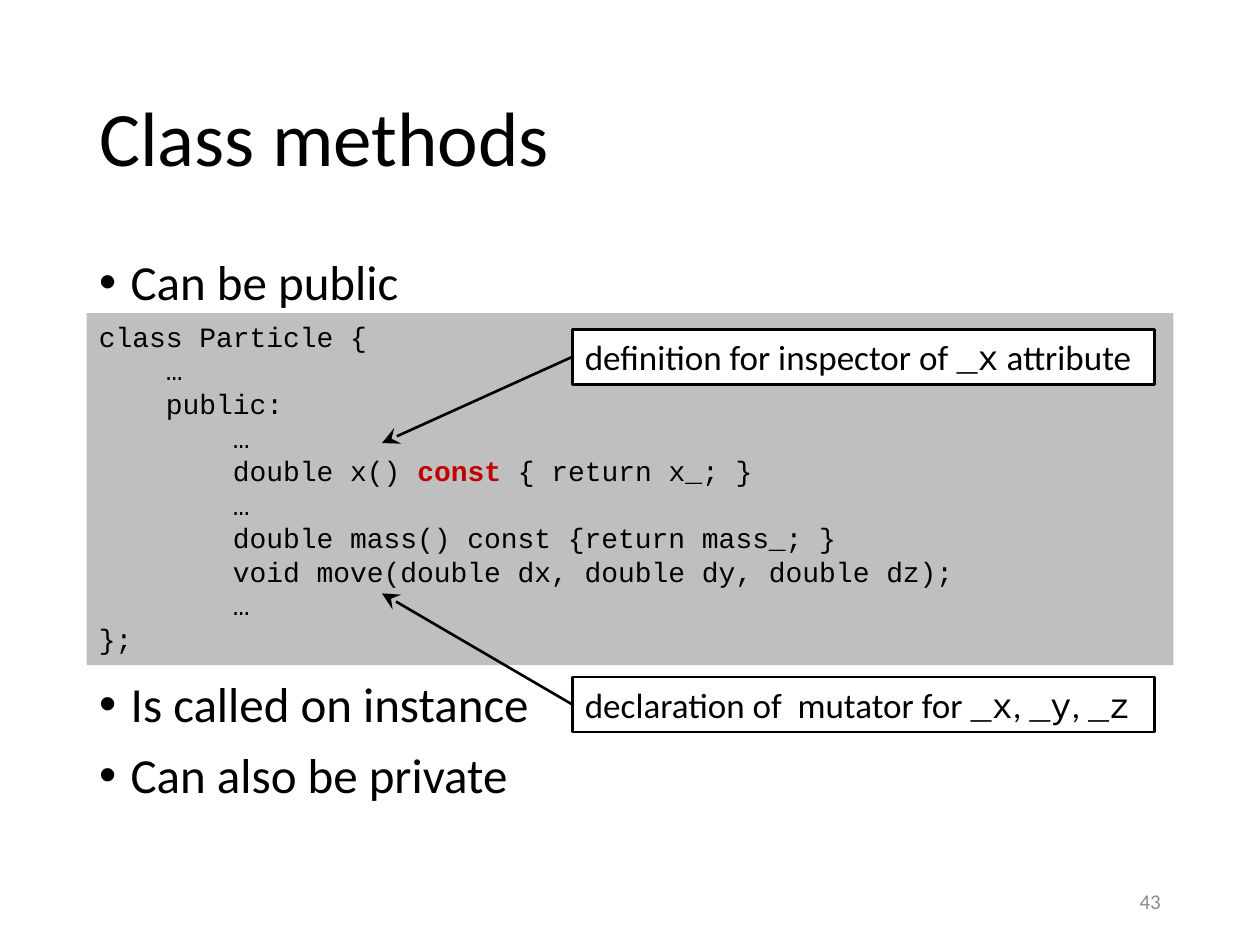
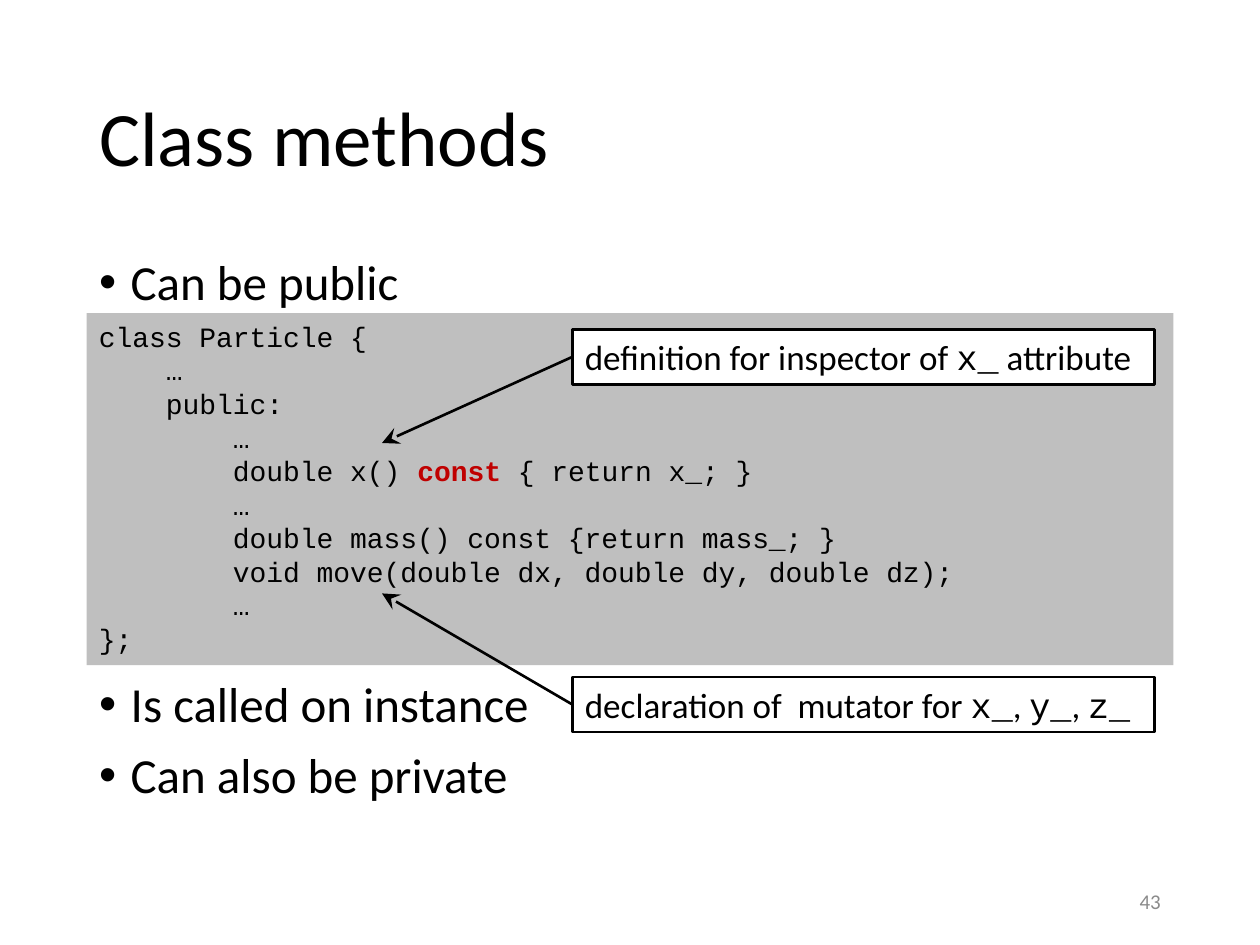
Before and after one commit to gjbex/training-material, a slide deck: slide 43 of CPlusPlus/scientific_cpp.pptx. Drawn at 1260x945 pixels with LibreOffice and Linux fonts; fonts in the diff are those of the drawing. Boxes give left, top, right and bottom in pixels: in the first picture for what was removed or moved away, otherwise in the second. Text is boxed around its words. In the diff, an @@ line names an element or a change of style, - is before the commit and + after.

Commit message:
Fix typos

```diff
--- a/CPlusPlus/scientific_cpp.pptx
+++ b/CPlusPlus/scientific_cpp.pptx
@@ text in rectangle at <box>585,345,1132,376</box>: text changed @@
-definition for inspector of _x attribute
+definition for inspector of x_ attribute
@@ text in rectangle at <box>585,693,1130,726</box>: text changed @@
-declaration of mutator for _x, _y, _z
+declaration of mutator for x_, y_, z_
```
Also in this commit, not shown: 8 other slides changed.
